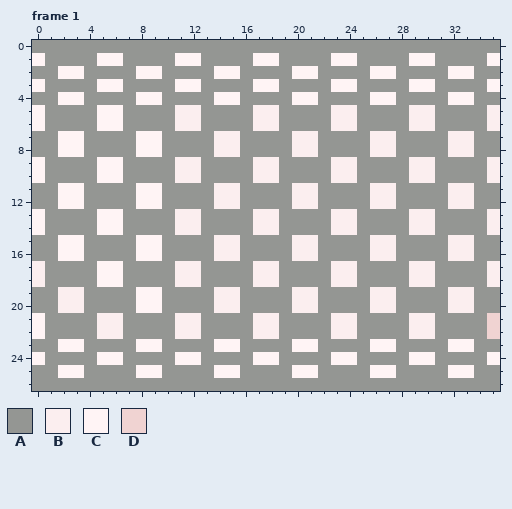
Two versions of one animated GIF sprite, frogweb/froga/res/img/walk2m.gif. Above: the version before the commit.
The file is 36x27 pixels, 8 frames. Colours within 5 levels of each other are drawn and written as one. Shown: frame 1. The commit also changed other frames, which this record leaves out.
Palette (. is transparent): A #949693  B #fbeeef  C #fff4f5  D #f0d3d2
Pixels before, frame 1, first column x 0:
 0 AAAAAAAAAAAAAAAAAAAAAAAAAAAAAAAAAAAA
 1 CAAAACCAAAACCAAAACCAAAACCAAAACCAAAAC
 2 AACCAAAACCAAAACCAAAACCAAAACCAAAACCAA
 3 CAAAACCAAAACCAAAACCAAAACCAAAACCAAAAC
 4 AACCAAAACCAAAACCAAAACCAAAACCAAAACCAA
 5 CAAAACCAAAABBAAAABBAAAABBAAAABBAAAAB
 6 CAAAACCAAAABBAAAABBAAAABBAAAABBAAAAB
 7 AACCAAAACCAAAABBAAAABBAAAABBAAAABBAA
 8 AACCAAAACCAAAABBAAAABBAAAABBAAAABBAA
 9 CAAAACCAAAABBAAAABBAAAABBAAAABBAAAAB
10 CAAAACCAAAABBAAAABBAAAABBAAAABBAAAAB
11 AACCAAAACCAAAABBAAAABBAAAABBAAAABBAA
12 AACCAAAACCAAAABBAAAABBAAAABBAAAABBAA
13 CAAAACCAAAABBAAAABBAAAABBAAAABBAAAAB
14 CAAAACCAAAABBAAAABBAAAABBAAAABBAAAAB
15 AACCAAAACCAAAABBAAAABBAAAABBAAAABBAA
16 AACCAAAACCAAAABBAAAABBAAAABBAAAABBAA
17 BAAAACCAAAABBAAAABBAAAABBAAAABBAAAAB
18 BAAAACCAAAABBAAAABBAAAABBAAAABBAAAAB
19 AABBAAAACCAAAABBAAAABBAAAABBAAAABBAA
20 AABBAAAACCAAAABBAAAABBAAAABBAAAABBAA
21 CAAAABBAAAABBAAAABBAAAABBAAAABBAAAAD
22 CAAAABBAAAABBAAAABBAAAABBAAAABBAAAAD
23 AACCAAAACCAAAACCAAAACCAAAACCAAAACCAA
24 CAAAACCAAAACCAAAACCAAAACCAAAACCAAAAC
25 AACCAAAACCAAAACCAAAACCAAAACCAAAACCAA
26 AAAAAAAAAAAAAAAAAAAAAAAAAAAAAAAAAAAA
After the commit:
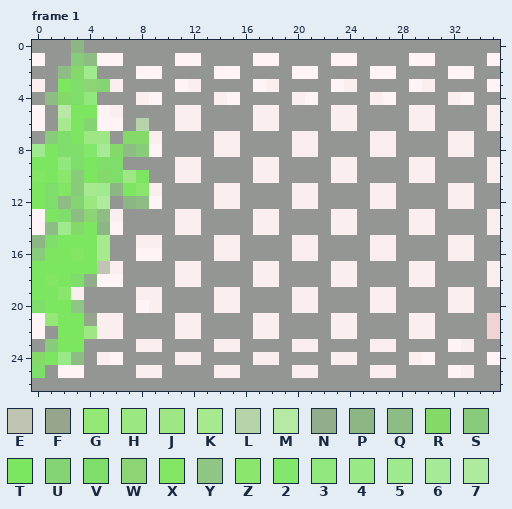
Colours new in this view: E #bfc4b3  F #95a68d  G #93e876  H #9ae87f  J #9fe785  K #a7e98f  L #b6d3a9  M #b6e9a4  N #91ad8c  P #8db685  Q #8dbd84  R #85d969  S #88cb7a  T #7ce660  U #84d473  V #7fdd6b  W #8cd474  X #82e664  Y #90c685  Z #8ae66c  2 #82e76c  3 #91e87d  4 #99e986  5 #9fe98e  6 #a6ea97  7 #aeeb9f
Difference:
Changed rows in their new state; - is an unchanged pixel.
Frame 1:
first column x 0:
 0 ---P------------------------------
 1 ---SQ-----------------------------
 2 --QR5-----------------------------
 3 B-TVWUB-----B-----B-----B-----B---
 4 -QRV3---B-----B-----B-----B-----B-
 5 --MTT-B---------------------------
 6 --KTU---L-------------------------
 7 -SVTJJ-RRB------------------------
 8 5TVV26RQS-------------------------
 9 TT3VTVV---------------------------
10 XTZSTRVJT-------------------------
11 TVXSK5PTZB------------------------
12 TVQUH7-PQ-------------------------
13 -TVQWQB---------------------------
14 -Q5RTP----------------------------
15 PVTTTK--BB------------------------
16 STTXTK----------------------------
17 TTTTTEB---------------------------
18 TXTVN-----------------------------
19 TTZ-----BB------------------------
20 VTTY-----B------------------------
21 -GTTF-----------------------------
22 --TTJ-----------------------------
23 -STT----BB----BB----BB----BB-----B
24 RT4Q-B-----BB----BB----BB----B----
25 V-------BB----BB----BB----BB-----B
Changed places in both pictures, as pixel boxes (x1, y1, x2, y2):
changed: (32, 40, 422, 378)
changed: (422, 79, 461, 105)
changed: (461, 339, 474, 378)
